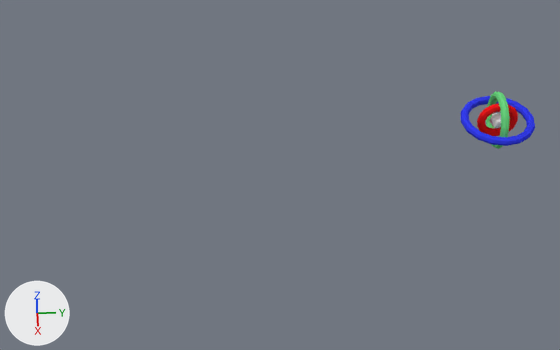
The Blender file media/Door/Key.blend, before and after one commit.
The view is the same before and after, from a camera (50 mm lens) standing at (18.03, -7.42, 15.11) and looking at (0.33, -6.65, -1.72). Lighting does not change. The marker at lower left points along +X, +Y and +Z. Mesh edges are drawn as thin lines on the coarser meshes.

Objects in the first picture: 'Key'.
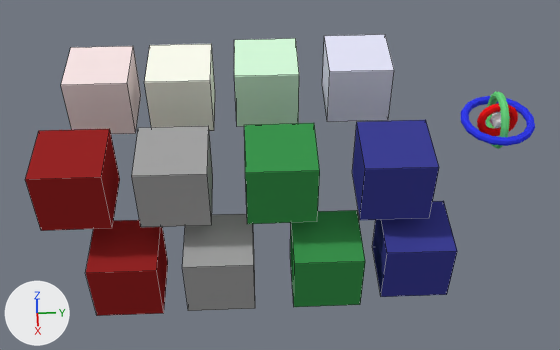
Changed parts and their boxes [x1, y1, x2, y2] in the pictures (560 x 350 px):
'Cube.009', added (red): after [25, 129, 120, 231]
'Cube.005', added (blue): after [352, 120, 439, 220]
'Cube.003', added: after [132, 126, 213, 227]
'Cube.004', added (green): after [244, 123, 320, 224]
'Cube.011', added (red): after [86, 220, 168, 316]
'Cube.001', added (green): after [290, 210, 365, 307]
'Cube.002', added: after [182, 214, 255, 311]
'Cube', added (blue): after [372, 201, 457, 297]
'Cube.010', added: after [61, 46, 141, 134]
'Cube.008', added: after [322, 34, 394, 122]
'Cube.006', added: after [145, 44, 215, 131]
'Cube.007', added: after [234, 38, 299, 126]

What changed in the scene script:
```text
Add ob_cube:
    ob_cube = bpy.data.objects.new('Cube', me_cube)  # a box spanning x -1.0..1.0, y -1.0..1.0, z -1.0..1.0; in mat_outerring_fired (blue #3e4095)
    ob_cube.location = (2.75, -2.76, -2.65)
Add ob_cube_001:
    ob_cube_001 = bpy.data.objects.new('Cube.001', me_cube_001)  # a box spanning x -1.0..1.0, y -1.0..1.0, z -1.0..1.0; in mat_middlering_fired (green #3c954e)
    ob_cube_001.location = (2.93, -5.39, -2.76)
Add ob_cube_002:
    ob_cube_002 = bpy.data.objects.new('Cube.002', me_cube_002)  # a box spanning x -1.0..1.0, y -1.0..1.0, z -1.0..1.0; in mat_innersphere_fired (grey #a4a4a4)
    ob_cube_002.location = (2.93, -8.53, -2.76)
Add ob_cube_003:
    ob_cube_003 = bpy.data.objects.new('Cube.003', me_cube_003)  # a box spanning x -1.0..1.0, y -1.0..1.0, z -1.0..1.0; in mat_innersphere_done (grey #a4a4a4)
    ob_cube_003.location = (1.92, -9.71, -0.14)
Add ob_cube_004:
    ob_cube_004 = bpy.data.objects.new('Cube.004', me_cube_004)  # a box spanning x -1.0..1.0, y -1.0..1.0, z -1.0..1.0; in mat_middlering_done (green #3c954e)
    ob_cube_004.location = (1.92, -6.69, -0.14)
Add ob_cube_005:
    ob_cube_005 = bpy.data.objects.new('Cube.005', me_cube_005)  # a box spanning x -1.0..1.0, y -1.0..1.0, z -1.0..1.0; in mat_outerring_done (blue #3e4095)
    ob_cube_005.location = (1.92, -3.47, -0.14)
Add ob_cube_006:
    ob_cube_006 = bpy.data.objects.new('Cube.006', me_cube_006)  # a box spanning x -1.0..1.0, y -1.0..1.0, z -1.0..1.0; in mat_innersphere_armed (white #fefff2)
    ob_cube_006.location = (-2.23, -9.71, -0.14)
Add ob_cube_007:
    ob_cube_007 = bpy.data.objects.new('Cube.007', me_cube_007)  # a box spanning x -1.0..1.0, y -1.0..1.0, z -1.0..1.0; in mat_middlering_armed (white #d7fcdc)
    ob_cube_007.location = (-2.41, -6.97, -0.14)
Add ob_cube_008:
    ob_cube_008 = bpy.data.objects.new('Cube.008', me_cube_008)  # a box spanning x -1.0..1.0, y -1.0..1.0, z -1.0..1.0; in mat_outerring_armed (white #e5e6fa)
    ob_cube_008.location = (-2.51, -4.02, -0.14)
Add ob_cube_009:
    ob_cube_009 = bpy.data.objects.new('Cube.009', me_cube_009)  # a box spanning x -1.0..1.0, y -1.0..1.0, z -1.0..1.0; in mat_innerring_done (red #982626)
    ob_cube_009.location = (1.92, -12.51, -0.14)
Add ob_cube_010:
    ob_cube_010 = bpy.data.objects.new('Cube.010', me_cube_010)  # a box spanning x -1.0..1.0, y -1.0..1.0, z -1.0..1.0; in mat_innerring_armed (white #fae7e7)
    ob_cube_010.location = (-2.2, -12.23, -0.14)
Add ob_cube_011:
    ob_cube_011 = bpy.data.objects.new('Cube.011', me_cube_011)  # a box spanning x -1.0..1.0, y -1.0..1.0, z -1.0..1.0; in mat_innerring_fired (red #982626)
    ob_cube_011.location = (2.8, -11.29, -3.02)
```
